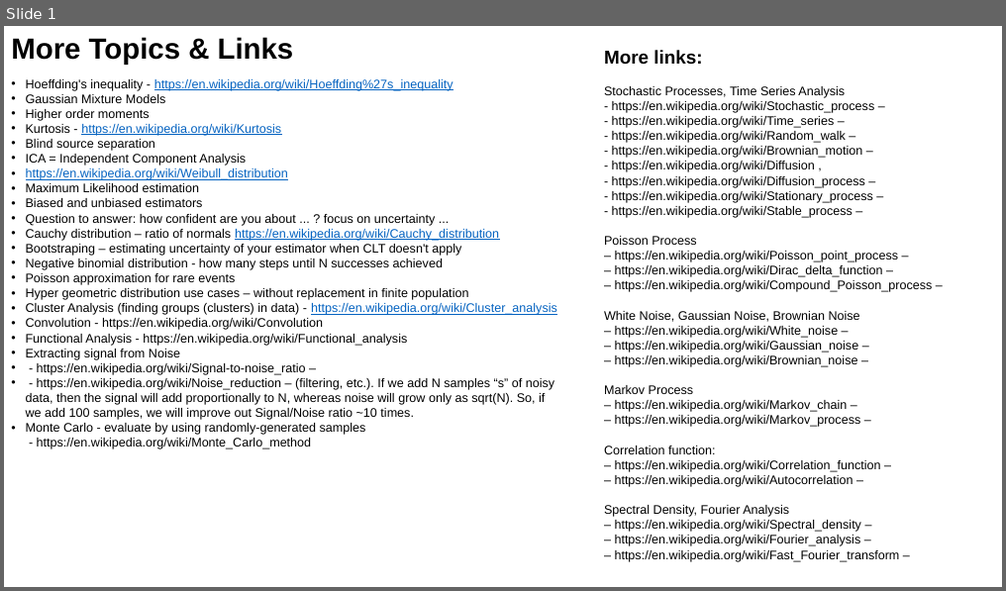
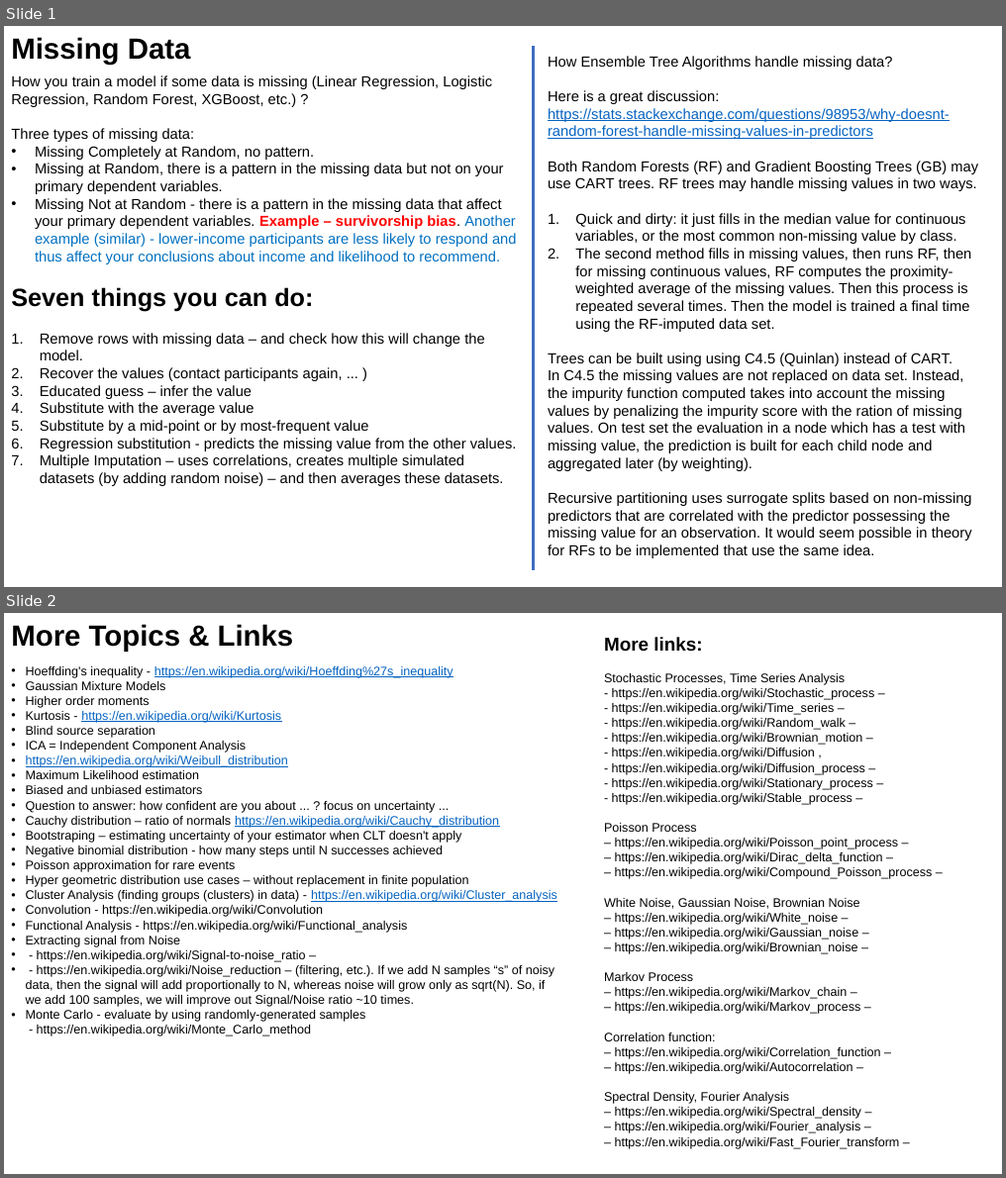
Before and after one commit to lselector/ml_ai_doc, a slide deck: statistics_10_misc.pptx. Shown one above the other, each under a label of ours: slide 1 before the commit, slides 1 and 2 after it. The pictures are 1006x591 and 1006x1178 pixels, drawn with LibreOffice and Linux fonts; fonts in the diff are those of the drawing. Boxes give left, top, right and bottom in pixels: in the first picture for what was removed or moved away, otherwise in the second. Text is boxed around its words. In the diff, an @@ line names an element or a change of style, - is before the commit and + after.

```diff
--- a/statistics_10_misc.pptx
+++ b/statistics_10_misc.pptx
@@ slide 1 added at [4, 26, 1002, 587], background #FFFFFF @@
@@ text added at [11, 37, 191, 65], 28 pt, text #000000, bold @@
+Missing Data
@@ line added from (534, 571) to (534, 46), #3F6FC3 3 pt @@
@@ text added at [11, 76, 517, 486], 14 pt, text #000000 @@
+How you train a model if some data is missing (Linear Regression, Logistic Regression, Random Forest, XGBoost, etc.) ?
+Three types of missing data:
+• Missing Completely at Random, no pattern.
+• Missing at Random, there is a pattern in the missing data but not on your primary dependent variables.
+• Missing Not at Random - there is a pattern in the missing data that affect your primary dependent variables. Example – survivorship bias. Another example (similar) - lower-income participants are less likely to respond and thus affect your conclusions about income and likelihood to recommend.
+Seven things you can do:
+1. Remove rows with missing data – and check how this will change the model.
+2. Recover the values (contact participants again, ... )
+3. Educated guess – infer the value
+4. Substitute with the average value
+5. Substitute by a mid-point or by most-frequent value
+6. Regression substitution - predicts the missing value from the other values.
+7. Multiple Imputation – uses correlations, creates multiple simulated datasets (by adding random noise) – and then averages these datasets.
@@ text added at [548, 56, 978, 559], 14 pt, text #000000 @@
+How Ensemble Tree Algorithms handle missing data?
+Here is a great discussion:
+https://stats.stackexchange.com/questions/98953/why-doesnt-random-forest-handle-missing-values-in-predictors
+Both Random Forests (RF) and Gradient Boosting Trees (GB) may use CART trees. RF trees may handle missing values in two ways.
+1. Quick and dirty: it just fills in the median value for continuous variables, or the most common non-missing value by class.
+2. The second method fills in missing values, then runs RF, then for missing continuous values, RF computes the proximity-weighted average of the missing values. Then this process is repeated several times. Then the model is trained a final time using the RF-imputed data set.
+Trees can be built using using C4.5 (Quinlan) instead of CART.
+In C4.5 the missing values are not replaced on data set. Instead, the impurity function computed takes into account the missing values by penalizing the impurity score with the ration of missing values. On test set the evaluation in a node which has a test with missing value, the prediction is built for each child node and aggregated later (by weighting).
+Recursive partitioning uses surrogate splits based on non-missing predictors that are correlated with the predictor possessing the missing value for an observation. It would seem possible in theory for RFs to be implemented that use the same idea.
@@ what was slide 1 is now slide 2 @@
```
Also in this commit, not shown: 4 other files.
